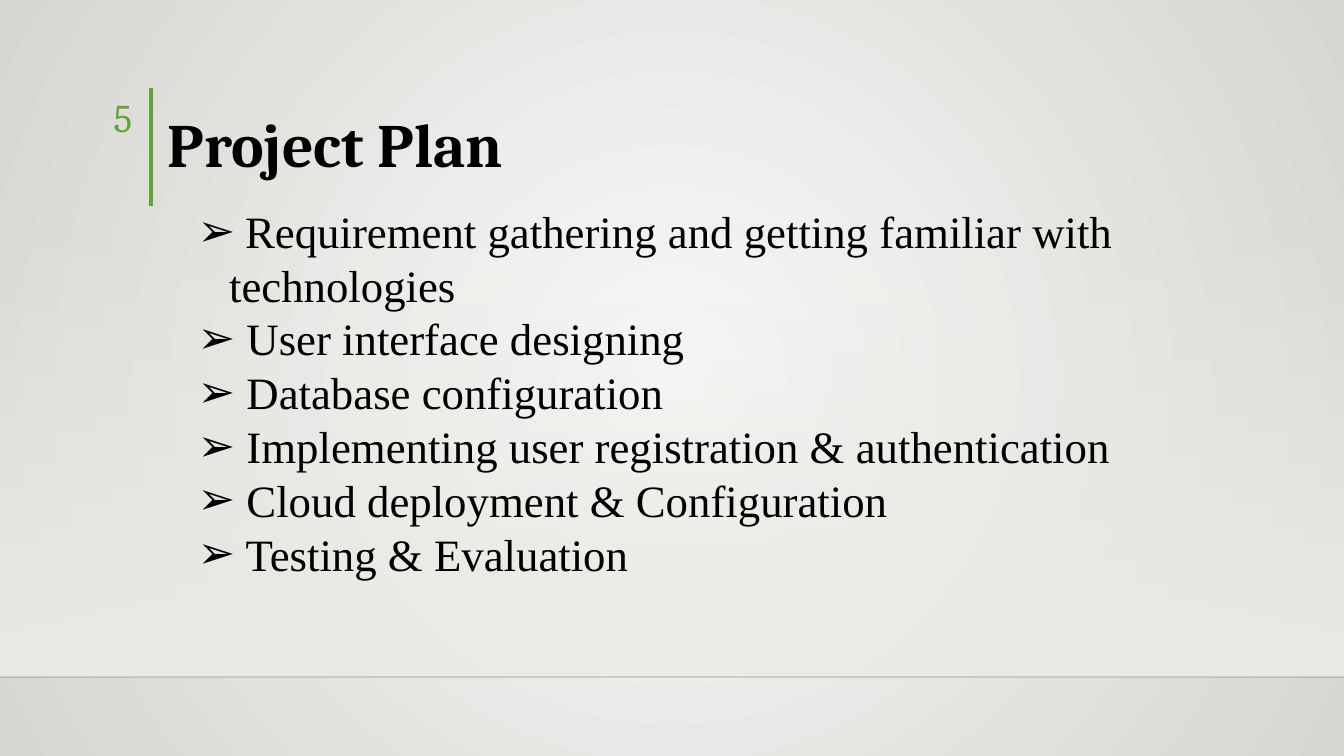
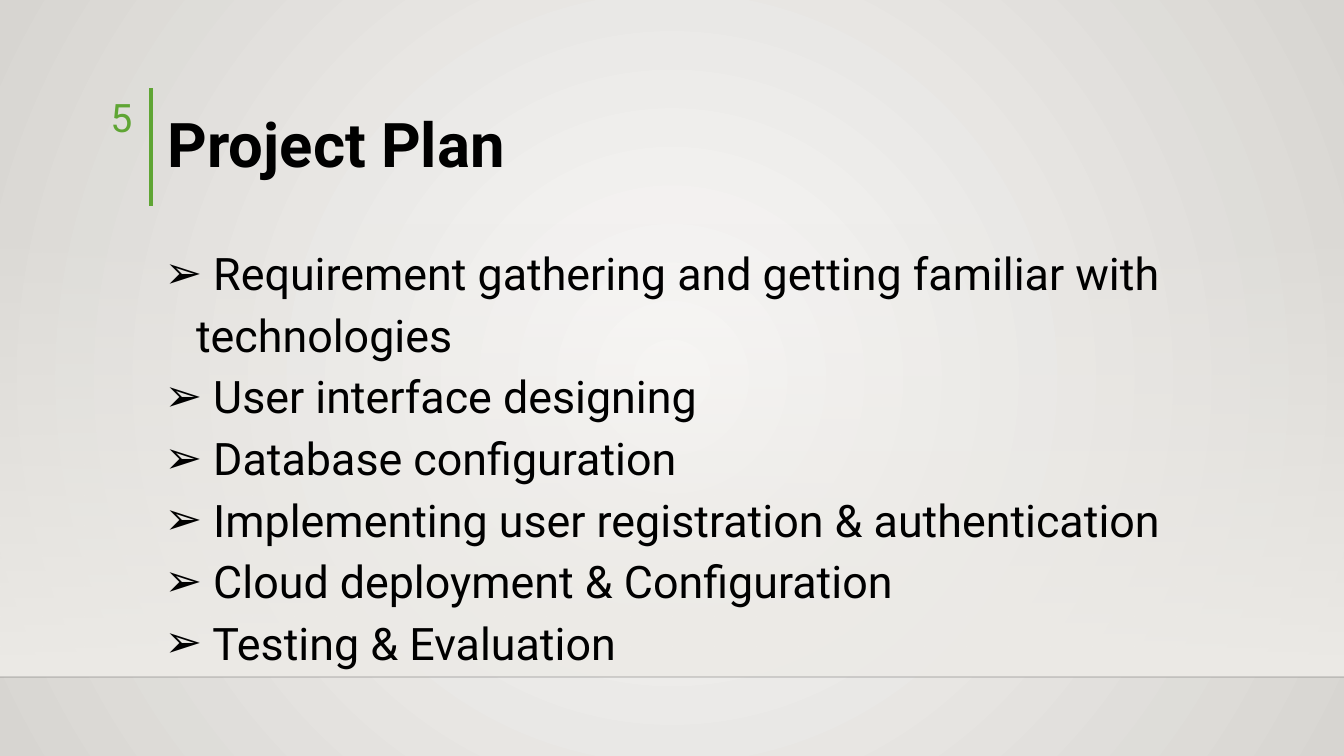
Before and after one commit to hisni/CO227-Project, a slide deck: slide 5 of Presantation/Presentation - Final.pptx. Drawn at 1344x756 pixels with LibreOffice and Linux fonts; fonts in the diff are those of the drawing; background and template pictures are left out. Boxes give left, top, right and bottom in pixels: in the first picture for what was removed or moved away, otherwise in the second. Text is boxed around its words. In the diff, an @@ line names an element or a change of style, - is before the commit and + after.

```diff
--- a/Presantation/Presentation - Final.pptx
+++ b/Presantation/Presentation - Final.pptx
@@ page number at (110, 104, 132, 133): font Cambria to Roboto @@
@@ text "Project Plan" at (168, 120, 505, 180): font Cambria to Roboto @@
@@ text "Requirement gathering and getting familiar ...": place and size @@
-text "Requirement gathering and getting familiar ..." at (229, 216, 1112, 580)
+text "Requirement gathering and getting familiar ..." at (196, 256, 1160, 670)
@@ text "Requirement gathering and getting familiar ..." at (196, 256, 1160, 670): font Times New Roman to Roboto; line spacing 1 to 44pt @@
```
Also in this commit, not shown: 7 other slides changed, 1 slide added.
